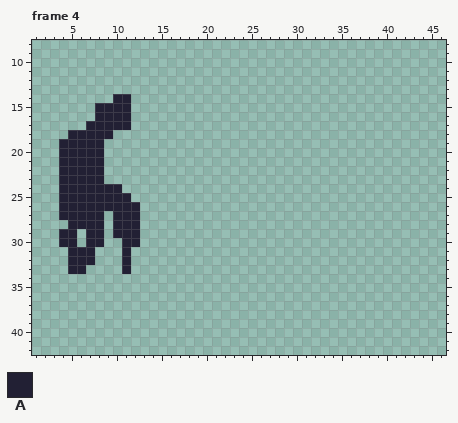
Two states of a pixel-art file, Sprites/Tile_Sprites/thruster.ase. The picture above was drawn from the file before the commit.
48x48 pixels, 4 frames. Shown: frame 4: x 1..46, y 8..42. The commit also changed other frames, which this record leaves out.
Palette (. is transparent): A #222034
Pixels before, frame 4, first column x 4:
14 ......AA.
15 ....AAAA.
16 ....AAAA.
17 ...AAAAA.
18 .AAAAA...
19 AAAAA....
20 AAAAA....
21 AAAAA....
22 AAAAA....
23 AAAAA....
24 AAAAAAA..
25 AAAAAAAA.
26 AAAAAAAAA
27 AAAAA.AAA
28 .AAAA.AAA
29 AA.AA.AAA
30 AA.AA..AA
31 .AAA...A.
32 .AAA...A.
33 .AA....A.
After the commit:
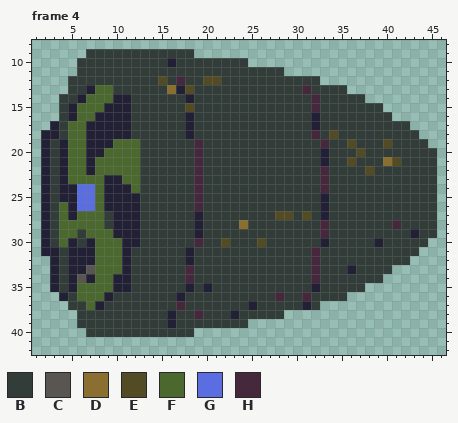
Colours new in this view: B #323c39  C #595652  D #8a6f30  E #524b24  F #4b692f  G #5b6ee1  H #45283c
What changed:
layer "Layer 1" now shown
Changed rows in their new state; - is an unchanged pixel.
Frame 4, layer "Layer 1":
first column x 2:
 9 -----BBBBBBBBBBBB---------------------------
10 ----BBBBBBBBBBABBBBBBBB---------------------
11 ----BBBBBBBBBBBBBBBBBBBBBBB-----------------
12 ---BBBBBBBBBBEBHBBEEBBBBBBBBBBB-------------
13 ---BBAFFBBBBBBDAEBBBBBBBBBBBBHBBBB----------
14 --BBAFFF--BBBBBBABBBBBBBBBBBBBHBBBBB--------
15 --BAFFF---BBBBBBEBBBBBBBBBBBBBHBBBBBBB------
16 --BAFF----BBBBBBABBBBBBBBBBBBBABBBBBBBB-----
17 -ABFF-----BBBBBBABBBBBBBBBBBBBABBBBBBBBBB---
18 AABFF---AABBBBBBABBBBBBBBBBBBBHBEBBBBBBBBB--
19 AB-FF--AFFFBBBBBBHBBBBBBBBBBBBBHBBEBBBEBBBB-
20 AB-FF--FFFFBBBBBBHBBBBBBBBBBBBBABBBEBBBBBBBB
21 AB-FF-FFFFFBBBBBBHBBBBBBBBBBBBBABBEBBBDEBBBB
22 AB-FF-FFFFFBBBBBBHBBBBBBBBBBBBBHBBBBEBBBBBBB
23 AB-FFFFAAFFBBBBBBHBBBBBBBBBBBBBHBBBBBBBBBBBB
24 AB--GGF--AFBBBBBBHBBBBBBBBBBBBBHBBBBBBBBBBBB
25 AB--GGF---ABBBBBBHBBBBBBBBBBBBBABBBBBBBBBBBB
26 ABF-GGF----BBBBBBHBBBBBBBBBBBBBABBBBBBBBBBBB
27 ABF-FFFB---BBBBBBABBBBBBBBEEBEBABBBBBBBBBBBB
28 ABFFFFFB---BBBBBBABBBBDBBBBBBBBHBBBBBBBHBBBB
29 ABFFBFFF---BBBBBBABBBBBBBBBBBBBHBBBBBBBBBABB
30 ABF-B-FFF--BBBBBBHBBEBBBEBBBBBBABBBBBABBBBB-
31 AAB---FFF-BBBBBBABBBBBBBBBBBBBHBBBBBBBBBBB--
32 -AB---FFF-BBBBBBABBBBBBBBBBBBBHBBBBBBBBBB---
33 -AB--CFFF-BBBBBBHBBBBBBBBBBBBBHBBBABBBB-----
34 -ABACAFFAABBBBBBHBBBBBBBBBBBBBHBBBBBBB------
35 -ABAFFFFAABBBBBBABABBBBBBBBBBBABBBBB--------
36 --ABFFFABBBBBBBABBBBBBBBBBHBBHBBBB----------
37 ---BBFABBBBBBBBHBBBBBBBABBBBBAB-------------
38 ----BBBBBBBBBBABBHBBBABBBBB-----------------
39 ----BBBBBBBBBBABBBBBBBB---------------------
40 -----BBBBBBBBBBBB---------------------------
Changed places in both pictures, as pixel boxes (x1, y1, x2, y2):
changed: (41, 49, 437, 337)
